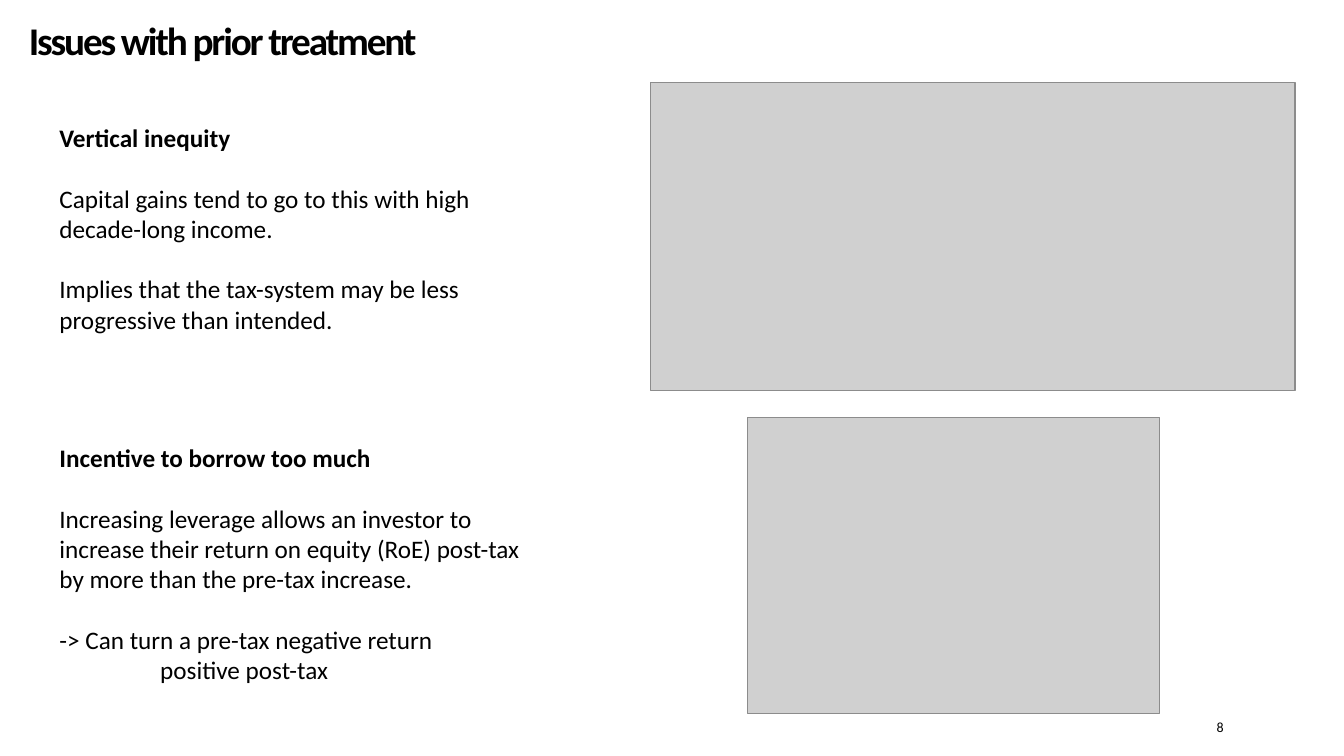
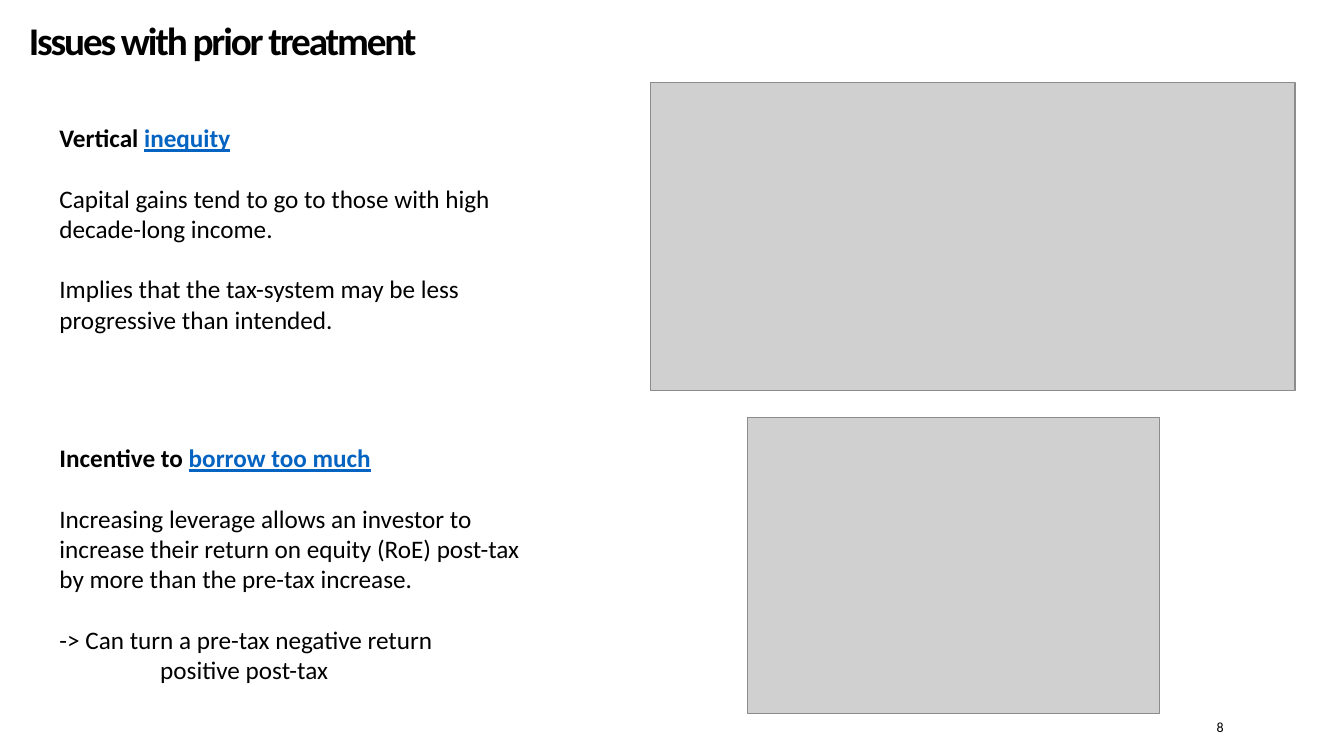
Before and after one commit to Zjub/TVHENZ, a slide deck: slide 8 of e61 Projects/Presentations/QETA Post-Budget 2026.pptx. Drawn at 1344x756 pixels with LibreOffice and Linux fonts; fonts in the diff are those of the drawing; grey boxes stand for pictures; background and template pictures are left out. Boxes give left, top, right and bottom in pixels: in the first picture for what was removed or moved away, otherwise in the second. Text is boxed around its words. In the diff, an @@ line names an element or a change of style, - is before the commit and + after.

```diff
--- a/e61 Projects/Presentations/QETA Post-Budget 2026.pptx
+++ b/e61 Projects/Presentations/QETA Post-Budget 2026.pptx
@@ text at (59, 129, 230, 152): text colour #000000 to #0563C1, underline on in "inequity" @@
@@ text at (59, 190, 489, 334): text changed @@
-Capital gains tend to go to this with high
-decade-long income.
-Implies that the tax-system may be less
-progressive than intended.
+Capital gains tend to go to those with high
+decade-long income.
+Implies that the tax-system may be less
+progressive than intended.
@@ text at (59, 449, 371, 472): text colour #000000 to #0563C1, underline on in "borrow too much" @@
```
Also in this commit, not shown: 5 other slides changed, 8 slides added, 1 slide removed, 3 other files.
